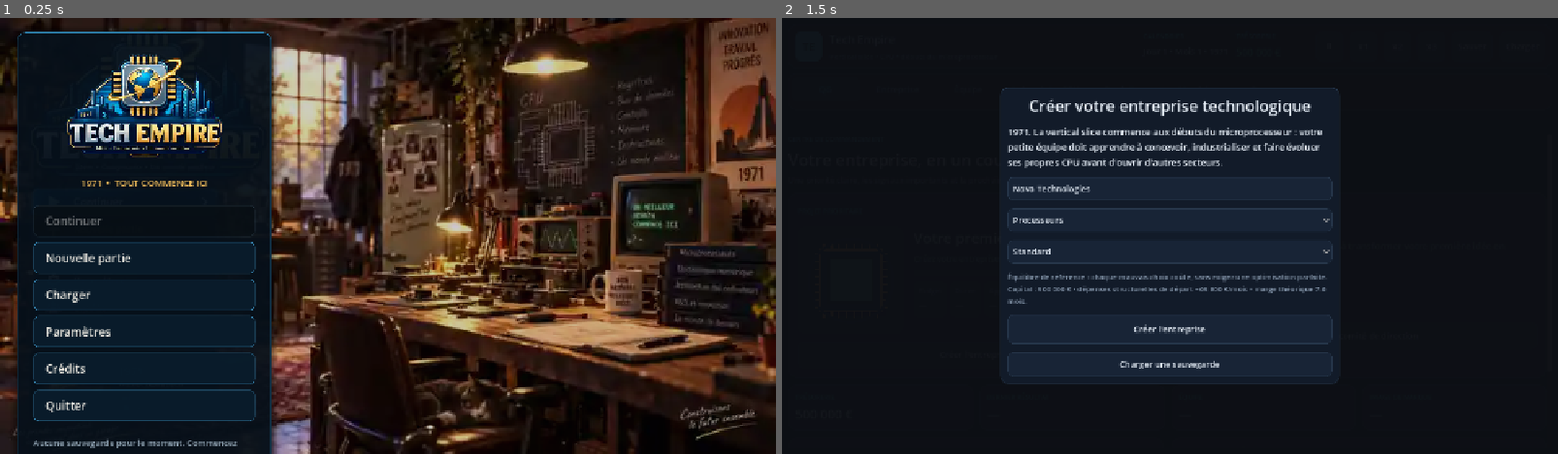
Above: before the commit, frames 1-2 (left to right).
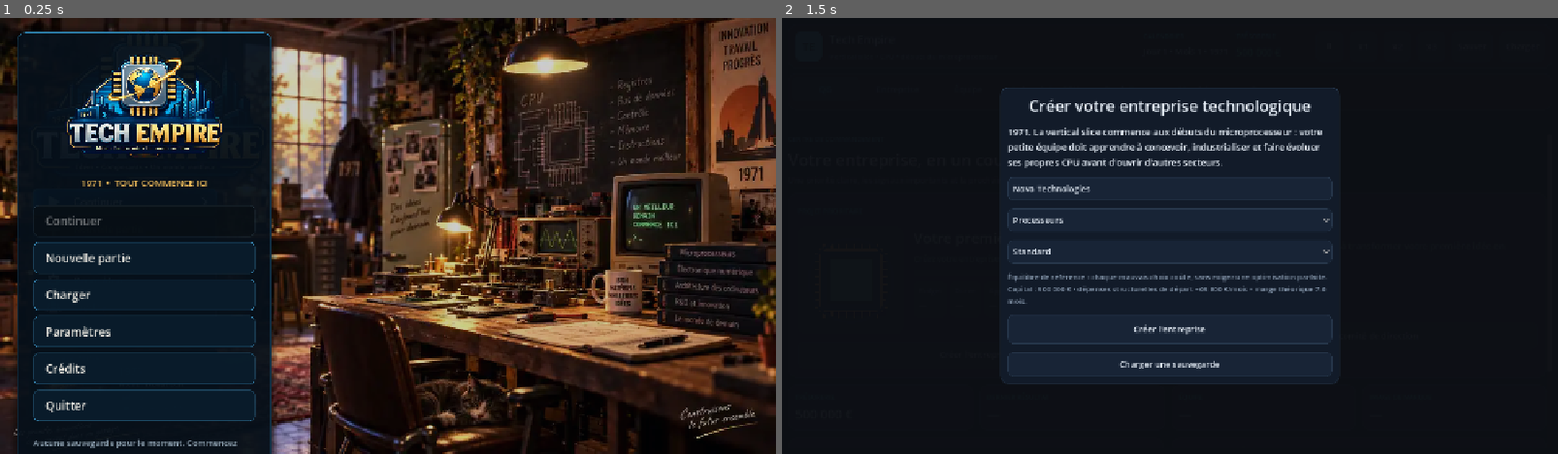
Above: after the commit, the same moments.

Repository: vadorus/addonhardwaregame2d
Game: Godot game, scene res://ui/MainMenuV031.tscn
Same seed, same stepped clock (60 frames per second), same inputs: the game is played once before the commit and once after it.
Inputs:
- Up to frame 1 (0.25 s): no input
- Up to frame 2 (1.5 s): click "Nouvelle partie" at 0.5 s; click "Ⅱ" at 1.25 s

The runs differ from the first frame. In frame 1, 4.1% of the frame differs, in the area x 0-100%, y 0-100%; in frame 2, nothing differs.

Commit message:
refactor(ui): load menu artwork from real Git assets

Diff:
--- a/ui/MainMenuV031.gd
+++ b/ui/MainMenuV031.gd
@@ -1,6 +1,7 @@
 extends Control
 
-const EmbeddedMenuArt = preload("res://ui/EmbeddedMenuArt.gd")
+const MENU_BACKGROUND: Texture2D = preload("res://assets/ui/runtime/menu/menu_background_1971.webp")
+const GAME_LOGO: Texture2D = preload("res://assets/ui/runtime/branding/tech_empire_logo.webp")
 const GAME_SCENE := "res://main.tscn"
 const CURRENT_SAVE := "user://tech_empire_save.json"
 
@@ -31,7 +32,7 @@
 func _build_background() -> void:
 	var background := TextureRect.new()
 	background.name = "WorkshopBackground"
-	background.texture = EmbeddedMenuArt.menu_background()
+	background.texture = MENU_BACKGROUND
 	background.expand_mode = TextureRect.EXPAND_IGNORE_SIZE
 	background.stretch_mode = TextureRect.STRETCH_KEEP_ASPECT_COVERED
 	background.mouse_filter = Control.MOUSE_FILTER_IGNORE
@@ -78,7 +79,7 @@
 
 	_logo = TextureRect.new()
 	_logo.name = "TechEmpireLogo"
-	_logo.texture = EmbeddedMenuArt.game_logo()
+	_logo.texture = GAME_LOGO
 	_logo.custom_minimum_size = Vector2(360, 205)
 	_logo.expand_mode = TextureRect.EXPAND_IGNORE_SIZE
 	_logo.stretch_mode = TextureRect.STRETCH_KEEP_ASPECT_CENTERED
